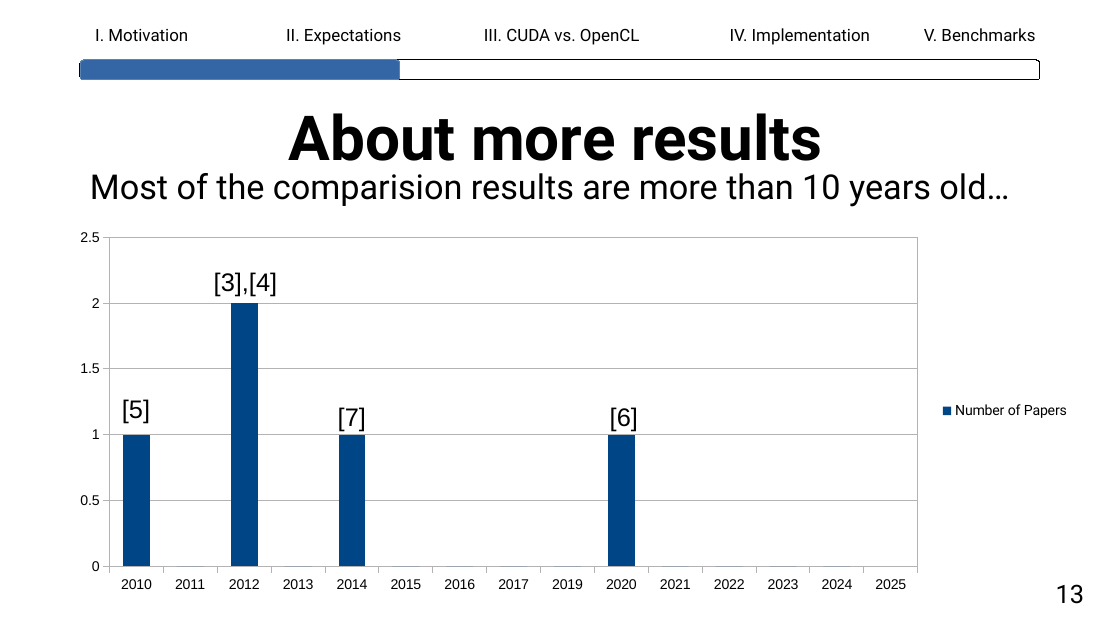
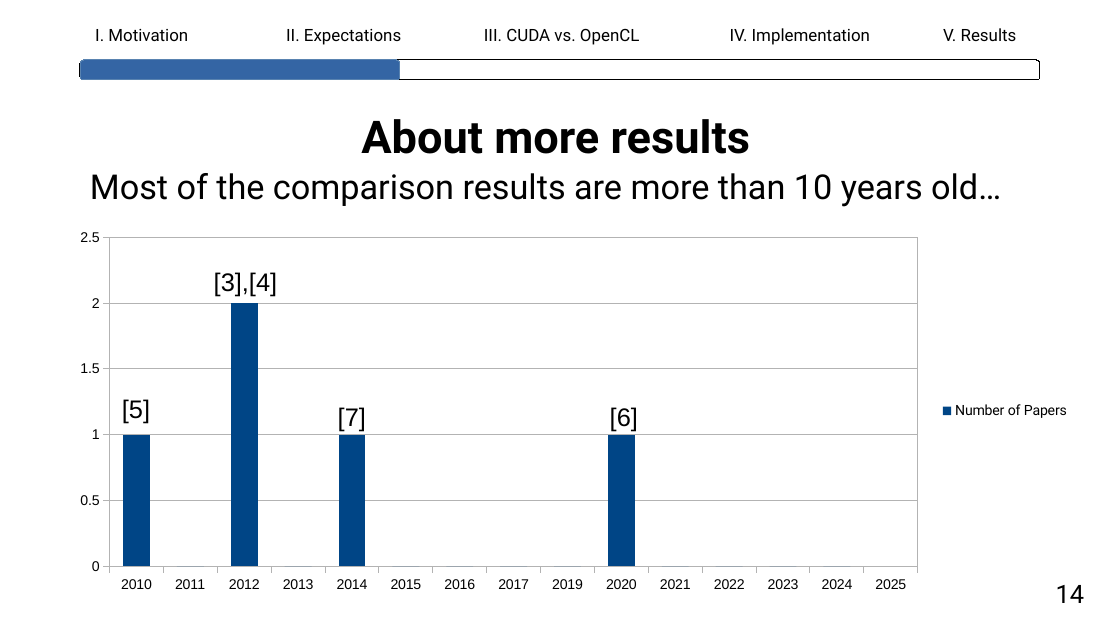
Before and after one commit to lhahner/opti-perf, a slide deck: slide 16 of docs/presentation/final-presentation.odp. Drawn at 1120x630 pixels with LibreOffice and Linux fonts; fonts in the diff are those of the drawing. Boxes give left, top, right and bottom in pixels: in the first picture for what was removed or moved away, otherwise in the second. Text is boxed around its words. In the diff, an @@ line names an element or a change of style, - is before the commit and + after.

```diff
--- a/docs/presentation/final-presentation.odp
+++ b/docs/presentation/final-presentation.odp
@@ text at (943,28,1017,41): text changed @@
-V. Benchmarks
+V. Results
@@ title "About more results" at (361,119,750,154): size 44 to 32 pt @@
@@ text at (90,173,1001,207): text changed @@
-Most of the comparision results are more than 10 years old…
+Most of the comparison results are more than 10 years old…
@@ text at (1056,585,1085,603): text changed @@
-13
+14
```
Also in this commit, not shown: 36 other slides changed, 3 slides added, 1 slide removed.
